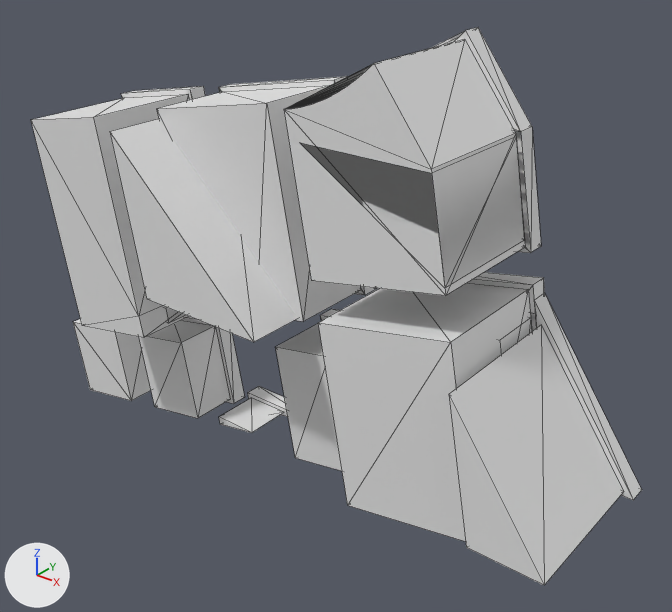
The OBJ model data/outputs/draka/massings/variant_b_compliant_with_setbacks.obj, before and after one commit.
Camera for both pictures: a 50 mm lens placed at (431.0, -290.0, 377.0), pointed at (216.0, -21.0, 210.0). The axes (+X, +Y, +Z) are drawn at lower left. The lights are the same throughout. The picture after the commit comes second. Mesh edges are drawn as thin lines. Where no turn or scale is listed for an object, it has been applied to the vertices. Vertices at exactly the same position are counted once.

The first picture shows 'variant_b_compliant_with_setbacks'.
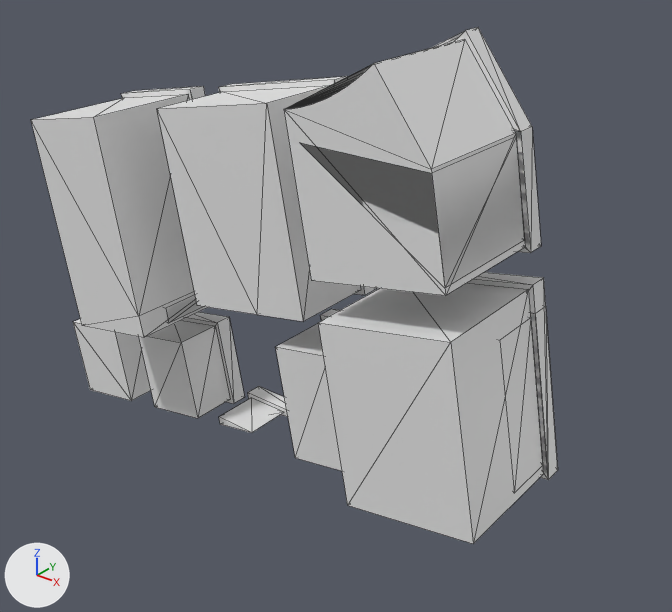
The change in detail:
me_variant_b_compliant_with_setbacks is used by ob_variant_b_compliant_with_setbacks; location (0.0, 0.0, 0.0).
me_variant_b_compliant_with_setbacks had 332 vertices, 590 faces and spanned x 41.0..344.0, y -70.0..0.0, z 111.0..323.0.
me_variant_b_compliant_with_setbacks now has 312 vertices, 558 faces and spans x 41.0..310.0, y -60.0..0.0, z 111.0..323.0.
me_variant_b_compliant_with_setbacks part 1: the loose piece of 6 vertices spanning x 300.0..340.0, y -70.0..-8.0, z 167.0..223.0 is deleted.
me_variant_b_compliant_with_setbacks part 2: the loose piece of 6 vertices spanning x 297.0..344.0, y -8.0..0.0, z 165.0..232.0 is deleted.
me_variant_b_compliant_with_setbacks part 3: the loose piece of 6 vertices spanning x 144.0..216.0, y -70.0..-8.0, z 214.0..281.0 is deleted.
Other edits to the shape of me_variant_b_compliant_with_setbacks do not show in these pictures.

Changed parts and their boxes (x1, y1, x2, y2) in the pictures (672 x 612 px):
'variant_b_compliant_with_setbacks', reshaped (14% narrower, 7% shorter): before (31, 27, 642, 585); after (31, 27, 558, 544)
part 1 of me_variant_b_compliant_with_setbacks, deleted: before (449, 325, 624, 585)
part 2 of me_variant_b_compliant_with_setbacks, deleted: before (534, 293, 642, 500)
part 3 of me_variant_b_compliant_with_setbacks, deleted: before (110, 119, 298, 342)
